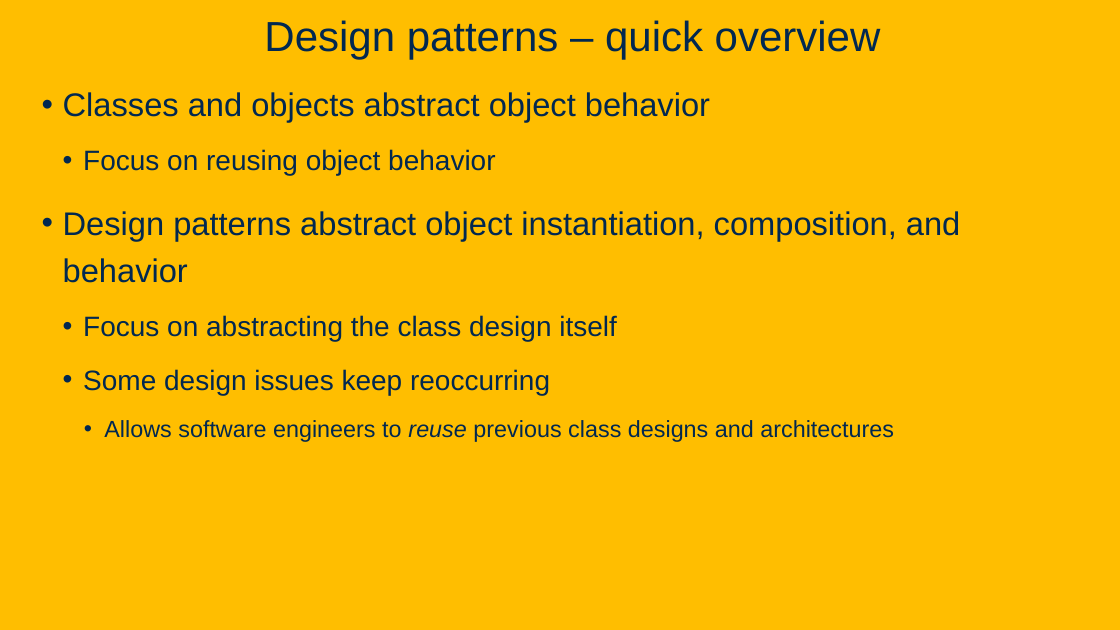
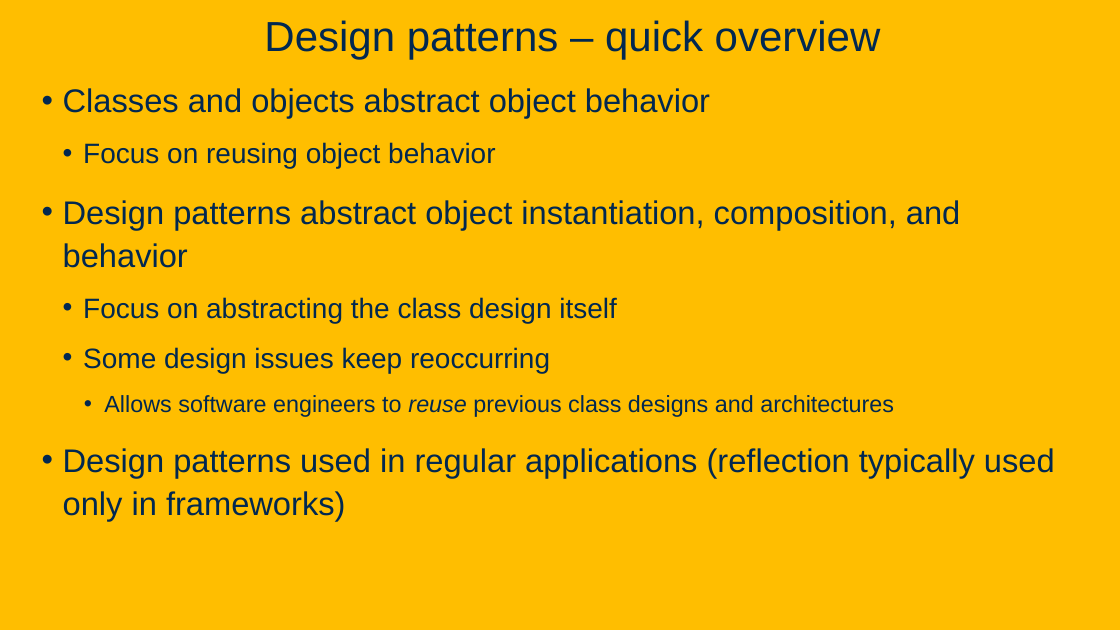
Before and after one commit to davsec-teaching/ECS160-Winter2025, a slide deck: slide 65 of slides/5_annotations_and_reflection.pptx. Drawn at 1120x630 pixels with LibreOffice and Linux fonts; fonts in the diff are those of the drawing; background and template pictures are left out. Boxes give left, top, right and bottom in pixels: in the first picture for what was removed or moved away, otherwise in the second. Text is boxed around its words. In the diff, an @@ line names an element or a change of style, - is before the commit and + after.

```diff
--- a/slides/5_annotations_and_reflection.pptx
+++ b/slides/5_annotations_and_reflection.pptx
@@ text at [63, 88, 960, 417]: line spacing 1.2 to 1.1 @@
@@ text at [63, 448, 1055, 521]: paragraph added @@
+• Design patterns used in regular applications (reflection typically used only in frameworks)
```
Also in this commit, not shown: 6 other slides changed, 1 slide added.
